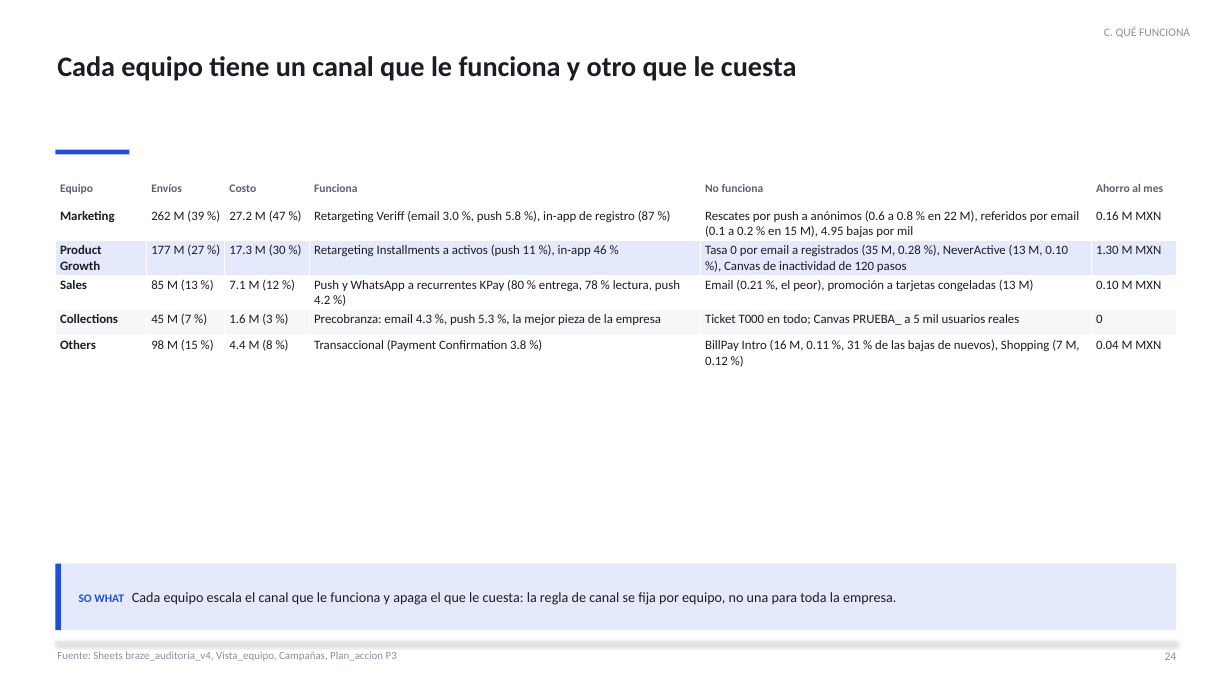
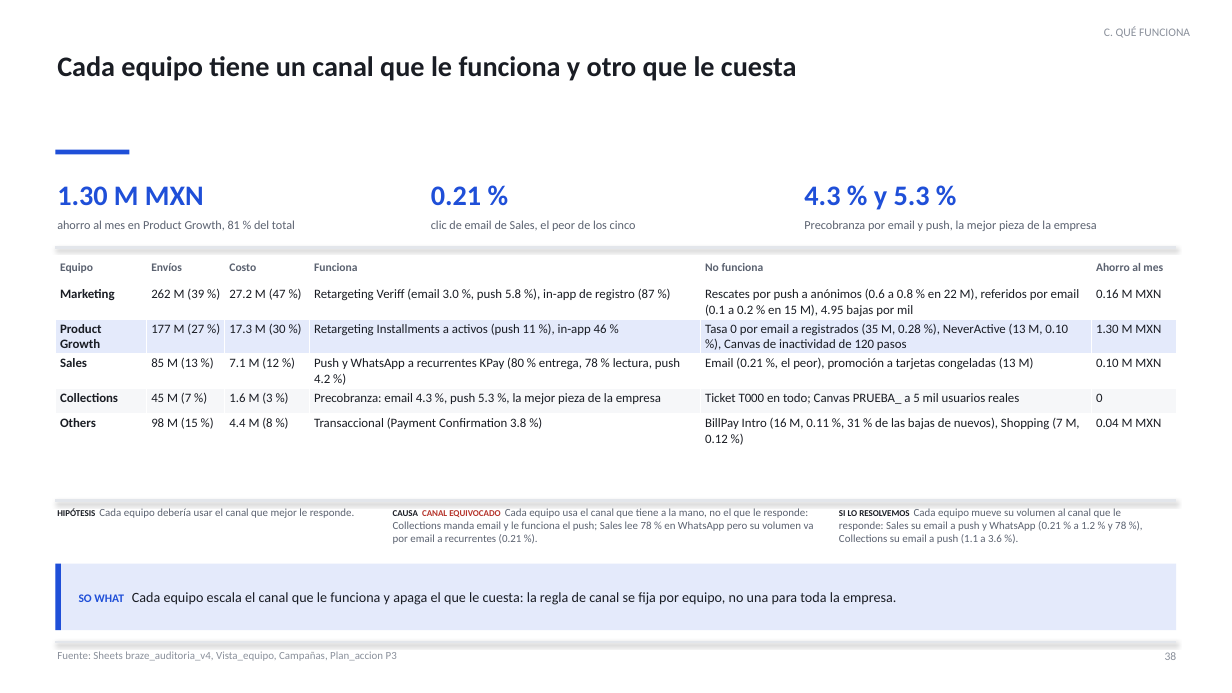
Before and after one commit to dvillasisr-lab/claude, a slide deck: slide 38 of braze-analysis/deck/BRAZE_KUESKI_DECK.pptx (slide 24 before the commit). Drawn at 1232x693 pixels with LibreOffice and Linux fonts; fonts in the diff are those of the drawing. Boxes give left, top, right and bottom in pixels: in the first picture for what was removed or moved away, otherwise in the second. Text is boxed around its words. In the diff, an @@ line names an element or a change of style, - is before the commit and + after.

```diff
--- a/braze-analysis/deck/BRAZE_KUESKI_DECK.pptx
+++ b/braze-analysis/deck/BRAZE_KUESKI_DECK.pptx
@@ text added at (57,186,204,205), 22 pt, text #1F4FD8, bold @@
+1.30 M MXN
@@ text added at (431,186,481,205), 22 pt, text #1F4FD8, bold @@
+0.21 %
@@ text added at (804,186,930,210), 22 pt, text #1F4FD8, bold @@
+4.3 % y 5.3 %
@@ text added at (57,220,295,230), 9.5 pt, text #5B6270 @@
+ahorro al mes en Product Growth, 81 % del total
@@ text added at (431,220,636,231), 9.5 pt, text #5B6270 @@
+clic de email de Sales, el peor de los cinco
@@ text added at (804,220,1097,231), 9.5 pt, text #5B6270 @@
+Precobranza por email y push, la mejor pieza de la empresa
@@ table: place and size @@
-table at (55,180,1177,369)
+table at (55,259,1177,447)
@@ line added from (55, 248) to (1177, 248), #E3E6EB 2 pt @@
@@ line added from (55, 501) to (1177, 501), #E3E6EB 2 pt @@
@@ text added at (57,508,355,518), 8.5 pt, text #5B6270 @@
+HIPÓTESIS Cada equipo debería usar el canal que mejor le responde.
@@ text added at (393,508,814,544), 8.5 pt, text #5B6270 @@
+CAUSA CANAL EQUIVOCADO Cada equipo usa el canal que tiene a la mano, no el que le responde: Collections manda email y le funciona el push; Sales lee 78 % en WhatsApp pero su volumen va por email a recurrentes (0.21 %).
@@ text added at (839,508,1126,544), 8.5 pt, text #5B6270 @@
+SI LO RESOLVEMOS Cada equipo mueve su volumen al canal que le responde: Sales su email a push y WhatsApp (0.21 % a 1.2 % y 78 %), Collections su email a push (1.1 a 3.6 %).
@@ text at (1165,652,1177,660): text changed @@
-24
+38
```
Also in this commit, not shown: 44 other slides changed, 20 slides added, 1 slide removed, 22 other files.
